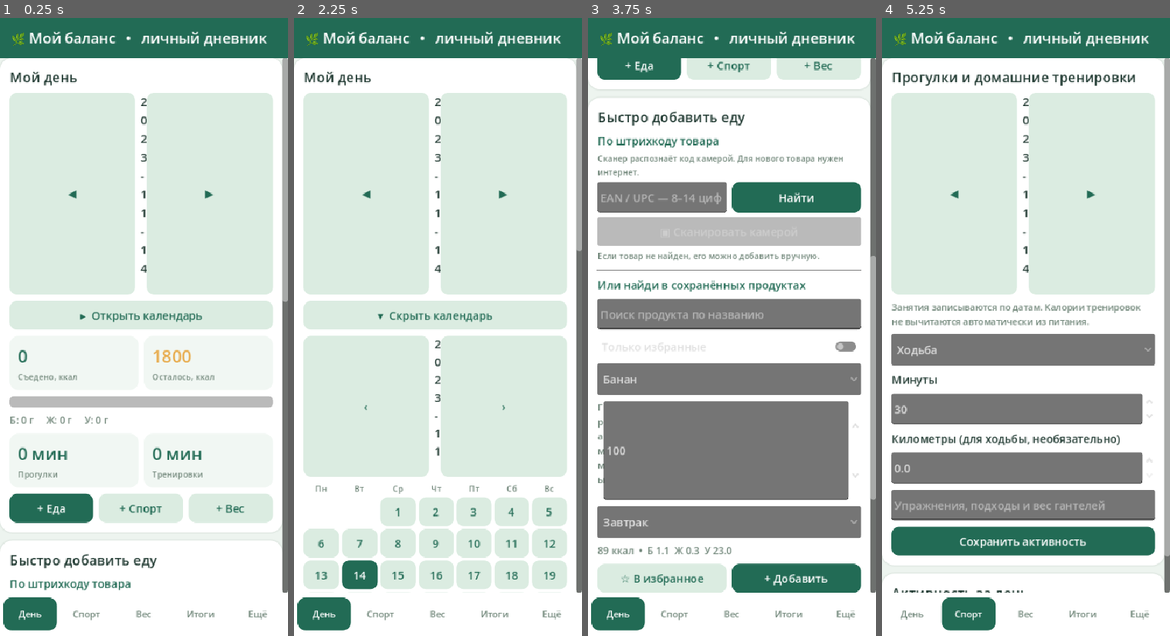
Above: before the commit, frames 1-4 (left to right).
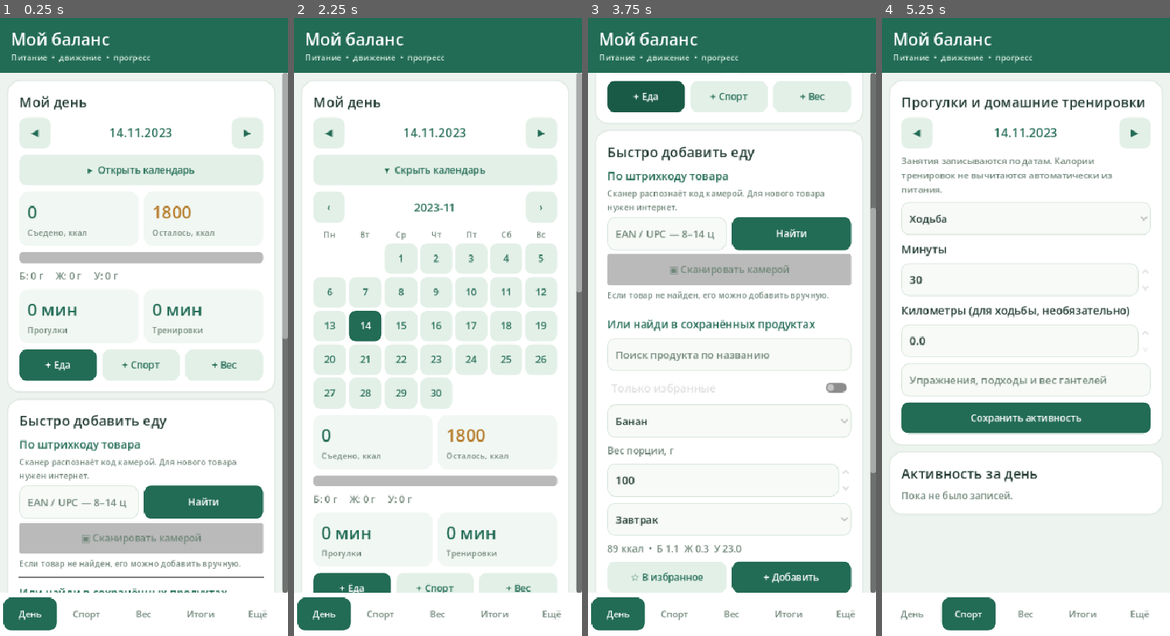
Above: after the commit, the same moments.

Repository: Domenklay/My_balance
Game: Godot game, scene res://main.tscn
The game is run twice, just before and just after one commit, with the same random seed, the same clock (stepped at 60 frames per second) and the same inputs.
Inputs:
- Up to frame 1 (0.25 s): no input
- Up to frame 2 (2.25 s): click "◀" at 0.5 s; click "▶" at 1.25 s; click "▸ Открыть календарь" at 2 s
- Up to frame 3 (3.75 s): click "▾ Скрыть календарь" at 2.75 s; click "+ Еда" at 3.5 s
- Up to frame 4 (5.25 s): click "+ Еда" at 4.25 s; click "+ Спорт" at 5 s

The runs differ from the first frame. In frame 1, 38% of the frame differs, in the area x 0-100%, y 2-93%; in frame 2, 41%; in frame 3, 54%; in frame 4, 59%.

Commit message:
Godot v0.5.5: fix phone layout, no-wrap date, coherent inputs, spacings, controls and stats

Diff:
--- a/godot/src/main.gd
+++ b/godot/src/main.gd
@@ -8,7 +8,10 @@
 const MUTED = Color("#71877a")
 const PALE = Color("#f1f7f3")
 const WHITE = Color("#ffffff")
-const ACCENT = Color("#e7a948")
+const ACCENT = Color("#b57a27")
+const INPUT_BG = Color("#f7faf7")
+const BORDER = Color("#d3e2d7")
+const SECONDARY = Color("#e3f0e8")
 
 var store = StoreScript.new()
 var date: String = Time.get_date_string_from_system()
@@ -59,7 +62,11 @@
     head_style.content_margin_bottom = 14
     title.add_theme_stylebox_override("panel", head_style)
     shell.add_child(title)
-    _label(title, "🌿 Мой баланс   •   личный дневник", 21, WHITE)
+    var heading = VBoxContainer.new()
+    heading.add_theme_constant_override("separation", 1)
+    title.add_child(heading)
+    _label(heading, "Мой баланс", 24, WHITE)
+    _label(heading, "Питание  •  движение  •  прогресс", 12, Color("#d9efe2"))
     scroll = ScrollContainer.new()
     scroll.size_flags_vertical = Control.SIZE_EXPAND_FILL
     scroll.size_flags_horizontal = Control.SIZE_EXPAND_FILL
@@ -67,7 +74,14 @@
     body = VBoxContainer.new()
     body.size_flags_horizontal = Control.SIZE_EXPAND_FILL
     body.add_theme_constant_override("separation", 12)
-    scroll.add_child(body)
+    var margins = MarginContainer.new()
+    margins.size_flags_horizontal = Control.SIZE_EXPAND_FILL
+    margins.add_theme_constant_override("margin_left", 12)
+    margins.add_theme_constant_override("margin_right", 12)
+    margins.add_theme_constant_override("margin_top", 12)
+    margins.add_theme_constant_override("margin_bottom", 16)
+    scroll.add_child(margins)
+    margins.add_child(body)
     note_save_timer = Timer.new()
     note_save_timer.wait_time = 0.6
     note_save_timer.one_shot = true
@@ -89,30 +103,70 @@
     parent.add_child(l)
     return l
 
+func _nowrap(parent: Node, value: String, font_size: int = 16, color: Color = INK) -> Label:
+    var l = _label(parent, value, font_size, color)
+    l.autowrap_mode = TextServer.AUTOWRAP_OFF
+    l.text_overrun_behavior = TextServer.OVERRUN_TRIM_ELLIPSIS
+    return l
+
 func _row(parent: Node) -> HBoxContainer:
     var r = HBoxContainer.new()
     r.add_theme_constant_override("separation", 8)
     parent.add_child(r)
     return r
 
+func _input_style() -> StyleBoxFlat:
+    var st = StyleBoxFlat.new()
+    st.bg_color = INPUT_BG
+    st.border_color = BORDER
+    st.set_border_width_all(1)
+    st.set_corner_radius_all(11)
+    st.content_margin_left = 12
+    st.content_margin_right = 12
+    st.content_margin_top = 11
+    st.content_margin_bottom = 11
+    return st
+
+func _input_focus_style() -> StyleBoxFlat:
+    var st = StyleBoxFlat.new()
+    st.bg_color = Color(0, 0, 0, 0)
+    st.border_color = GREEN
+    st.set_border_width_all(2)
+    st.set_corner_radius_all(11)
+    return st
+
+func _style_field(control: Control) -> void:
+    control.add_theme_stylebox_override("normal", _input_style())
+    control.add_theme_stylebox_override("focus", _input_focus_style())
+    control.add_theme_color_override("font_color", INK)
+    control.add_theme_color_override("font_placeholder_color", MUTED)
+    control.add_theme_color_override("font_selected_color", WHITE)
+    control.add_theme_color_override("selection_color", GREEN)
+
 func _button(parent: Node, s: String, call: Callable, secondary: bool = false) -> Button:
     var b = Button.new()
     b.text = s
-    b.custom_minimum_size = Vector2(0, 42)
-    b.size_flags_horizontal = Control.SIZE_EXPAND_FILL
-    var st = StyleBoxFlat.new()
-    st.bg_color = Color("#dbece1") if secondary else GREEN
-    st.set_corner_radius_all(11)
-    st.content_margin_left = 8
-    st.content_margin_right = 8
-    st.content_margin_top = 5
-    st.content_margin_bottom = 5
-    b.add_theme_stylebox_override("normal", st)
-    b.add_theme_stylebox_override("hover", st)
-    b.add_theme_stylebox_override("pressed", st)
+    var compact = s in ["◀", "▶", "‹", "›", "✎", "×", "+"]
+    b.custom_minimum_size = Vector2(46 if compact else 0, 45)
+    b.size_flags_horizontal = Control.SIZE_SHRINK_CENTER if compact else Control.SIZE_EXPAND_FILL
+    b.add_theme_font_size_override("font_size", 14)
+    for mode in ["normal", "hover", "pressed"]:
+        var st = StyleBoxFlat.new()
+        st.bg_color = (SECONDARY if secondary else GREEN)
+        if mode == "hover":
+            st.bg_color = Color("#cfebd8") if secondary else Color("#195a46")
+        elif mode == "pressed":
+            st.bg_color = Color("#c2dfcc") if secondary else Color("#164d3c")
+        st.set_corner_radius_all(11)
+        st.content_margin_left = 10
+        st.content_margin_right = 10
+        st.content_margin_top = 7
+        st.content_margin_bottom = 7
+        b.add_theme_stylebox_override(mode, st)
     b.add_theme_color_override("font_color", GREEN if secondary else WHITE)
     b.add_theme_color_override("font_hover_color", GREEN if secondary else WHITE)
     b.add_theme_color_override("font_pressed_color", GREEN if secondary else WHITE)
+    b.add_theme_color_override("font_disabled_color", MUTED)
     if call.is_valid():
         b.pressed.connect(call)
     parent.add_child(b)
@@ -126,10 +180,10 @@
     style.set_corner_radius_all(18)
     style.shadow_color = Color(0.12, 0.22, 0.16, 0.08)
     style.shadow_size = 3
-    style.content_margin_left = 14
-    style.content_margin_right = 14
-    style.content_margin_top = 14
-    style.content_margin_bottom = 14
+    style.content_margin_left = 16
+    style.content_margin_right = 16
+    style.content_margin_top = 16
+    style.content_margin_bottom = 16
     panel.add_theme_stylebox_override("panel", style)
     body.add_child(panel)
     var content = VBoxContainer.new()
@@ -146,8 +200,10 @@
     spin.max_value = maximum
     spin.step = step
     spin.value = value
-    spin.custom_minimum_size.y = 45
+    spin.custom_minimum_size = Vector2(126, 48)
     spin.size_flags_horizontal = Control.SIZE_EXPAND_FILL
+    spin.add_theme_font_size_override("font_size", 16)
+    _style_field(spin.get_line_edit())
     parent.add_child(spin)
     return spin
 
@@ -155,15 +211,24 @@
     var field = LineEdit.new()
     field.placeholder_text = placeholder
     field.text = text
-    field.custom_minimum_size.y = 45
+    field.custom_minimum_size = Vector2(100, 48)
     field.size_flags_horizontal = Control.SIZE_EXPAND_FILL
+    field.add_theme_font_size_override("font_size", 15)
+    _style_field(field)
     parent.add_child(field)
     return field
 
 func _choice(parent: Node, options: Array) -> OptionButton:
     var picker = OptionButton.new()
-    picker.custom_minimum_size.y = 46
+    picker.custom_minimum_size = Vector2(105, 48)
     picker.size_flags_horizontal = Control.SIZE_EXPAND_FILL
+    picker.add_theme_font_size_override("font_size", 15)
+    for mode in ["normal", "hover", "pressed"]:
+        picker.add_theme_stylebox_override(mode, _input_style())
+    picker.add_theme_stylebox_override("focus", _input_focus_style())
+    picker.add_theme_color_override("font_color", INK)
+    picker.add_theme_color_override("font_hover_color", INK)
+    picker.add_theme_color_override("font_pressed_color", INK)
     for name in options:
         picker.add_item(str(name))
     parent.add_child(picker)
@@ -239,13 +304,20 @@
 func _date_nav(parent: Node) -> void:
     var r = _row(parent)
     _button(r, "◀", func(): date = store.change_date(date, -1); month_shown = date.substr(0, 7); _render(), true)
-    _label(r, date, 17)
+    var day_label = _nowrap(r, date.substr(8, 2) + "." + date.substr(5, 2) + "." + date.substr(0, 4), 18, GREEN)
+    day_label.size_flags_horizontal = Control.SIZE_EXPAND_FILL
+    day_label.horizontal_alignment = HORIZONTAL_ALIGNMENT_CENTER
+    day_label.vertical_alignment = VERTICAL_ALIGNMENT_CENTER
+    day_label.custom_minimum_size.y = 45
     _button(r, "▶", func(): date = store.change_date(date, 1); month_shown = date.substr(0, 7); _render(), true)
 
 func _calendar(parent: Node) -> void:
     var top = _row(parent)
     _button(top, "‹", func(): _shift_month(-1), true)
-    _label(top, month_shown, 16)
+    var month_label = _nowrap(top, month_shown, 16, GREEN)
+    month_label.size_flags_horizontal = Control.SIZE_EXPAND_FILL
+    month_label.horizontal_alignment = HORIZONTAL_ALIGNMENT_CENTER
+    month_label.vertical_alignment = VERTICAL_ALIGNMENT_CENTER
     _button(top, "›", func(): _shift_month(1), true)
     var grid = GridContainer.new()
     grid.columns = 7
@@ -371,7 +443,8 @@
 
     var notes_card = _card("Заметка о дне")
     var notes = TextEdit.new()
-    notes.custom_minimum_size.y = 92
+    notes.custom_minimum_size.y = 110
+    _style_field(notes)
     notes.wrap_mode = TextEdit.LINE_WRAPPING_BOUNDARY
     notes.placeholder_text = "Как прошёл день? Голод, настроение, самочувствие…"
     notes.text = str(store.data["notes"].get(date, ""))
@@ -507,9 +580,10 @@
     favorite_only.text = "Только избранные"
     parent.add_child(favorite_only)
     var picker = _choice(parent, [])
+    _label(parent, "Вес порции, г", 14, MUTED)
     var values = _row(parent)
-    _label(values, "Граммы", 13, MUTED)
     var grams = _number(values, 100, 1, 5000)
+    grams.custom_minimum_size.x = 160
     var meal = _choice(parent, ["Завтрак", "Обед", "Перекус", "Ужин"])
     var preview = _label(parent, "", 14, MUTED)
     var controls = _row(parent)
@@ -753,8 +827,8 @@
     _label(card, "Калории по дням", 16)
     for d in days:
         var line = _row(card)
-        var l = _label(line, d.substr(5, 5), 13)
-        l.custom_minimum_size.x = 50
+        var l = _nowrap(line, d.substr(8, 2) + "." + d.substr(5, 2), 13)
+        l.custom_minimum_size.x = 54
         var bar = ProgressBar.new()
         bar.size_flags_horizontal = Control.SIZE_EXPAND_FILL
         bar.min_value = 0
@@ -762,7 +836,9 @@
         bar.value = store.day_calories(d)
         bar.show_percentage = false
         line.add_child(bar)
-        _label(line, str(roundi(store.day_calories(d))) if not store.day_entries(d).is_empty() else "—", 13)
+        var daily_value = _nowrap(line, str(roundi(store.day_calories(d))) if not store.day_entries(d).is_empty() else "—", 13)
+        daily_value.custom_minimum_size.x = 35
+        daily_value.horizontal_alignment = HORIZONTAL_ALIGNMENT_RIGHT
     _label(card, "Пустые дни не входят в среднее. Оценивай тенденцию, а не один день.", 13, MUTED)
     var chart = _card("Вес")
     var g = GraphScript.new()
